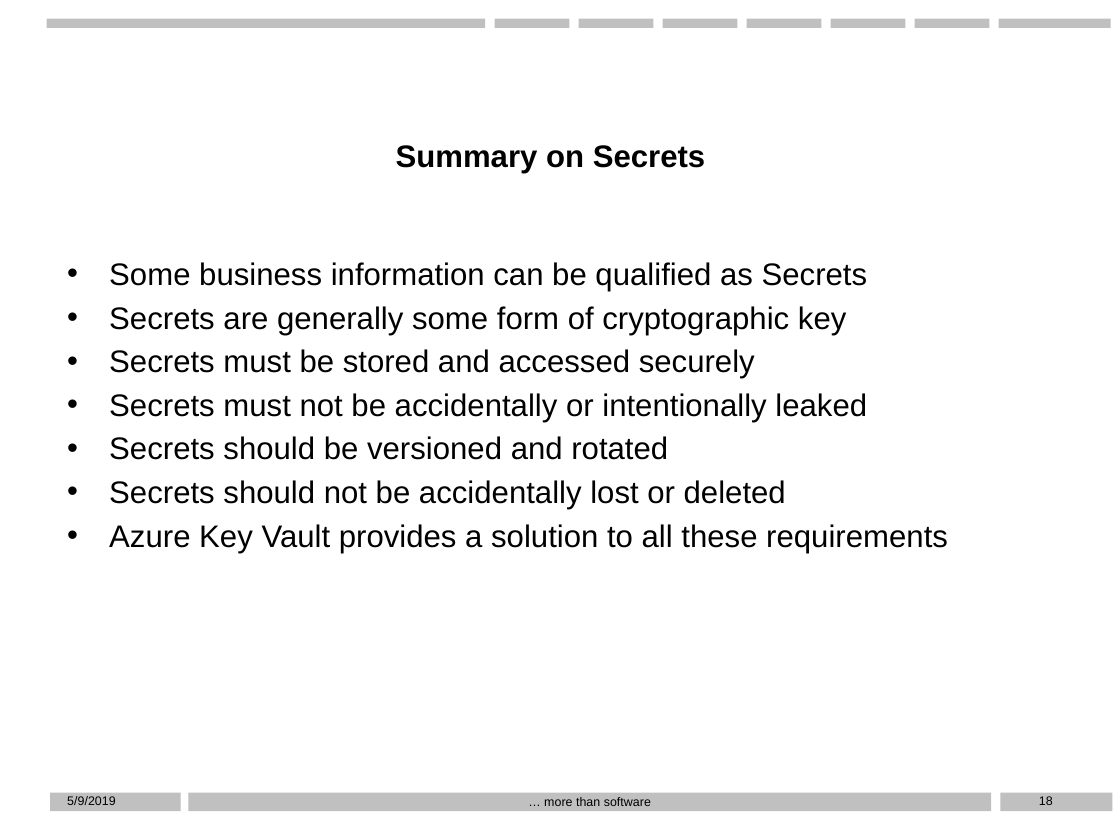
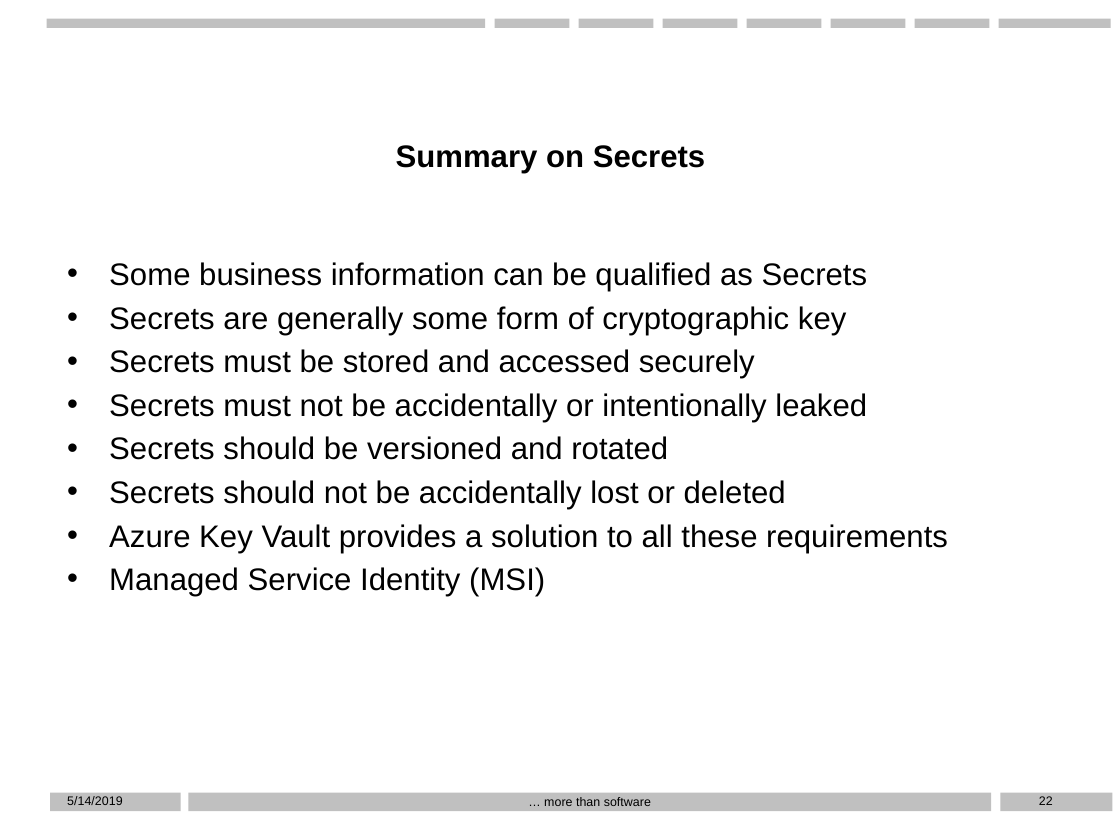
Before and after one commit to D76X/WPPresentation, a slide deck: slide 22 of Presentation.pptx (slide 18 before the commit). Drawn at 1120x840 pixels with LibreOffice and Linux fonts; fonts in the diff are those of the drawing; background and template pictures are left out. Boxes give left, top, right and bottom in pixels: in the first picture for what was removed or moved away, otherwise in the second. Text is boxed around its words. In the diff, an @@ line names an element or a change of style, - is before the commit and + after.

Commit message:
changes

```diff
--- a/Presentation.pptx
+++ b/Presentation.pptx
@@ text at box(109, 567, 545, 596): paragraph added @@
+• Managed Service Identity (MSI)
@@ text at box(67, 796, 122, 805): text changed @@
-5/9/2019
+5/14/2019
@@ page number at box(1039, 796, 1053, 805): text changed @@
-18
+22
```
Also in this commit, not shown: 25 other slides changed, 9 slides added.
